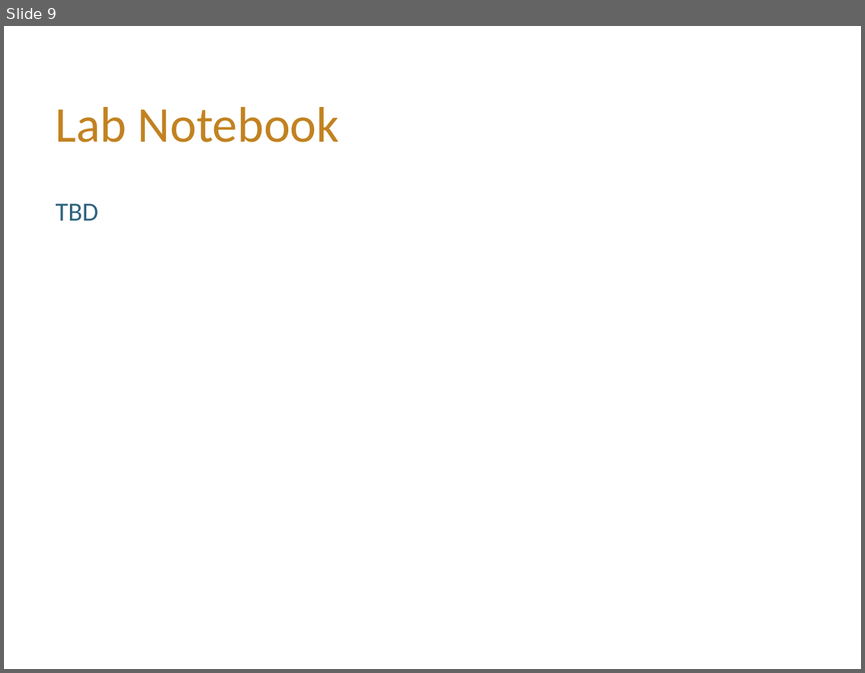
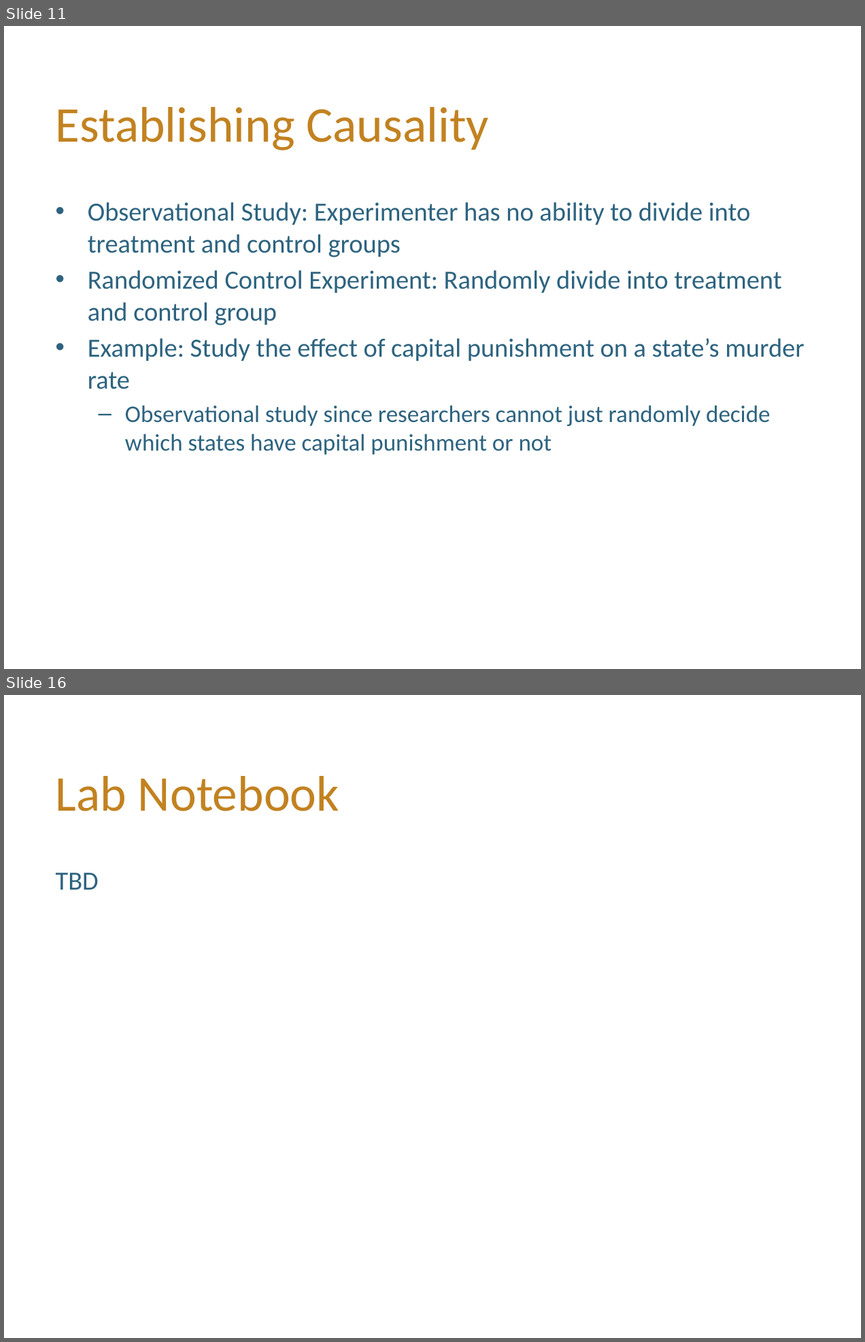
Before and after one commit to hLuo27/teaching, a slide deck: data8/lab2.pptx. Shown one above the other, each under a label of ours: slide 9 before the commit, slides 11 and 16 after it; the slides between them are not shown. The pictures are 865x673 and 865x1342 pixels, drawn with LibreOffice and Linux fonts; fonts in the diff are those of the drawing; background and template pictures are left out. Boxes give left, top, right and bottom in pixels: in the first picture for what was removed or moved away, otherwise in the second. Text is boxed around its words. In the diff, an @@ line names an element or a change of style, - is before the commit and + after.

```diff
--- a/data8/lab2.pptx
+++ b/data8/lab2.pptx
@@ slide 11 added at [4,26,861,669], background #FFFFFF @@
@@ title added at [56,107,489,150], 42 pt, text #C28220 @@
+Establishing Causality
@@ text added at [88,202,804,454], 22 pt, text #2D637F @@
+• Observational Study: Experimenter has no ability to divide into treatment and control groups
+• Randomized Control Experiment: Randomly divide into treatment and control group
+• Example: Study the effect of capital punishment on a state’s murder rate
+  – Observational study since researchers cannot just randomly decide which states have capital punishment or not
@@ what was slide 9 is now slide 16 @@
```
Also in this commit, not shown: 2 slides changed, 12 other slides added, 6 slides removed.
